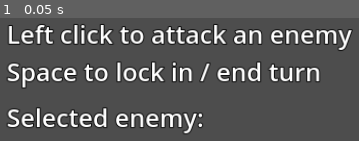
Above: before the commit, frame 1.
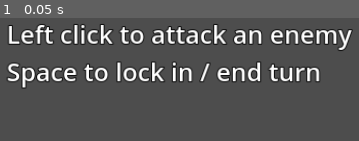
Above: after the commit, the same moment.

Repository: btarg/third-person-controller
Game: Godot game, scene res://Assets/GUI/battle/player_think_ui.tscn
Two runs of this game, one before a commit and one after it. Both use one fixed random seed, a clock stepped at 60 frames per second and the inputs below. This scene is started directly instead of the project's main scene.
Inputs:
- Up to frame 1 (0.05 s): no input

The runs differ from the first frame. In frame 1, 4.4% of the frame differs, in the area x 1-57%, y 72-94%.
Error in both runs: Cannot call method 'get_node' on a null value. (res://Scripts/GameMode/States/BattleState.gd:31)

Commit message:
win condition states

Diff:
--- a/Assets/GUI/battle/player_think_ui.tscn
+++ b/Assets/GUI/battle/player_think_ui.tscn
@@ -12,6 +12,7 @@
 anchor_bottom = 1.0
 grow_horizontal = 2
 grow_vertical = 2
+mouse_filter = 1
 
 [node name="Label" type="Label" parent="."]
 layout_mode = 0
@@ -29,5 +30,4 @@
 offset_top = 144.0
 offset_right = 866.0
 offset_bottom = 247.0
-text = "Selected enemy: "
 label_settings = SubResource("LabelSettings_y6igg")
--- a/Scenes/StateMachine/GameModeStateMachine.tscn
+++ b/Scenes/StateMachine/GameModeStateMachine.tscn
@@ -1,8 +1,10 @@
-[gd_scene load_steps=4 format=3 uid="uid://bltuudv1kjphy"]
+[gd_scene load_steps=6 format=3 uid="uid://bltuudv1kjphy"]
 
 [ext_resource type="Script" path="res://Scripts/StateMachine/StateMachine.gd" id="1_d4v8q"]
 [ext_resource type="Script" path="res://Scripts/GameMode/States/BattleState.gd" id="2_soqi2"]
 [ext_resource type="Script" path="res://Scripts/GameMode/States/ExplorationState.gd" id="3_ek5qm"]
+[ext_resource type="Script" path="res://Scripts/GameMode/States/InBattle/BattleLostState.gd" id="4_0ymg5"]
+[ext_resource type="Script" path="res://Scripts/GameMode/States/InBattle/BattleVictoryState.gd" id="5_aqrr1"]
 
 [node name="GameModeStateMachine" type="Node"]
 script = ExtResource("1_d4v8q")
@@ -12,3 +14,9 @@
 
 [node name="BattleState" type="Node" parent="."]
 script = ExtResource("2_soqi2")
+
+[node name="BattleLostState" type="Node" parent="."]
+script = ExtResource("4_0ymg5")
+
+[node name="BattleVictoryState" type="Node" parent="."]
+script = ExtResource("5_aqrr1")
--- a/Scripts/BattleSystem/BattleCharacter.gd
+++ b/Scripts/BattleSystem/BattleCharacter.gd
@@ -22,7 +22,7 @@
 @onready var current_hp: float = stats.get_stat(CharacterStatEntry.ECharacterStat.MaxHP)
 @onready var vitality := stats.get_stat(CharacterStatEntry.ECharacterStat.Vitality)
 
-signal LeaveBattle
+signal OnLeaveBattle
 
 var active := false
 var initiative: int = 0
@@ -33,7 +33,7 @@
 
 func on_leave_battle() -> void:
     character_name = default_character_name
-    LeaveBattle.emit()
+    OnLeaveBattle.emit()
 
 func _on_turn_started(character: BattleCharacter) -> void:
     if character == self:
--- a/Scripts/BattleSystem/Behaviour/Enemy/TestEnemy/TestEnemyThinkState.gd
+++ b/Scripts/BattleSystem/Behaviour/Enemy/TestEnemy/TestEnemyThinkState.gd
@@ -8,7 +8,7 @@
     await get_tree().create_timer(seconds).timeout
 
 func _ready() -> void:
-    battle_character.LeaveBattle.connect(_on_leave_battle)
+    battle_character.OnLeaveBattle.connect(_on_leave_battle)
 
 func _on_leave_battle() -> void:
     if active:
--- a/Scripts/BattleSystem/Behaviour/Player/PlayerChooseTargetState.gd
+++ b/Scripts/BattleSystem/Behaviour/Player/PlayerChooseTargetState.gd
@@ -12,7 +12,8 @@
 
 func _on_battle_ended() -> void:
     # return to the default idle state
-    Transitioned.emit(self, "IdleState")
+    if active:
+        Transitioned.emit(self, "IdleState")
 
 
 func _select(index: int) -> void:
@@ -80,6 +81,10 @@
 
     elif event.is_action_pressed("ui_select"):
         Transitioned.emit(self, "ThinkState") # Go back to thinking state
+    elif event.is_action_pressed("ui_page_down"):
+        print("Removing selected character from battle...")
+        if battle_state.player_selected_character:
+            battle_state.leave_battle(battle_state.player_selected_character)
 
 func unhandled_input_update(event: InputEvent) -> void:
     if event.is_echo() or not active:
--- a/Scripts/BattleSystem/Behaviour/Player/PlayerThinkState.gd
+++ b/Scripts/BattleSystem/Behaviour/Player/PlayerThinkState.gd
@@ -1,5 +1,5 @@
+class_name PlayerThinkState
 extends State
-class_name PlayerThinkState
 
 @onready var player := get_tree().get_nodes_in_group("Player").front() as PlayerController
 @onready var battle_character := player.get_node("BattleCharacter") as BattleCharacter
@@ -9,7 +9,7 @@
 
 func _ready() -> void:
     player_think_ui.hide()
-    battle_character.LeaveBattle.connect(_on_leave_battle)
+    battle_character.OnLeaveBattle.connect(_on_leave_battle)
 
 func _on_leave_battle() -> void:
     if active:
--- a/Scripts/Camera/TopDownPlayer.gd
+++ b/Scripts/Camera/TopDownPlayer.gd
@@ -10,7 +10,7 @@
 ## How far the camera can rotate up and down in degrees
 @export var spring_arm_clamp_degrees: float = 90
 var spring_arm_clamp := deg_to_rad(spring_arm_clamp_degrees)
-const LERP_VALUE : float = 0.15
+const LERP_VALUE: float = 0.15
 
 @export_group("Player control")
 var speed: float = 7.0
@@ -19,7 +19,7 @@
 var y_focus_acceleration: float = 0.01
 var xz_focus_acceleration: float = 0.05
 
-@onready var focused_node : Node3D = player:
+@onready var focused_node: Node3D = player:
     get:
         return focused_node
     set(value):
@@ -32,7 +32,7 @@
 # player has moved away from focused node
 var moved_from_focus: bool = false
 
-@export var enabled : bool:
+@export var enabled: bool:
     get:
         return enabled
     set(value):
@@ -54,7 +54,7 @@
     if not enabled:
         return
 
-    var move_direction : Vector3 = Vector3.ZERO
+    var move_direction: Vector3 = Vector3.ZERO
     move_direction.x = Input.get_action_strength("move_right") - Input.get_action_strength("move_left")
     move_direction.z = Input.get_action_strength("move_backwards") - Input.get_action_strength("move_forwards")
 
@@ -74,15 +74,15 @@
             global_transform.origin.z = lerp(current_position.z, target_position.z, xz_focus_acceleration)
     else:
         # Get the camera's forward direction
-        var camera_forward : Vector3 = camera.global_transform.basis.z.normalized()
-        var camera_right : Vector3 = camera.global_transform.basis.x.normalized()
+        var camera_forward: Vector3 = camera.global_transform.basis.z.normalized()
+        var camera_right: Vector3 = camera.global_transform.basis.x.normalized()
 
         # Calculate the movement direction based on the camera's forward and right vectors
-        var final_direction : Vector3 = (camera_right * move_direction.x) + (camera_forward * move_direction.z)
-        final_direction.y = 0  # Ensure the movement is only on the XZ plane
+        var final_direction: Vector3 = (camera_right * move_direction.x) + (camera_forward * move_direction.z)
+        final_direction.y = 0 # Ensure the movement is only on the XZ plane
 
         # Calculate the target velocity
-        var target_velocity : Vector3 = final_direction * speed
+        var target_velocity: Vector3 = final_direction * speed
 
         # Lerp the velocity for smoother movement
         velocity.x = lerp(velocity.x, target_velocity.x, acceleration)
@@ -95,7 +95,7 @@
     if focused_node:
         var target_y := focused_node.global_transform.origin.y
         var current_y := global_transform.origin.y
-        var new_y : float = lerp(current_y, target_y, y_focus_acceleration)
+        var new_y: float = lerp(current_y, target_y, y_focus_acceleration)
         global_transform.origin.y = new_y
     else:
         printerr("No focused node set!")
--- a/Scripts/GameMode/States/BattleState.gd
+++ b/Scripts/GameMode/States/BattleState.gd
@@ -67,9 +67,6 @@
 
 
     if character.character_type == BattleEnums.CharacterType.ENEMY:
-
-        enemy_units.append(character)
-
         # Give the enemy a unique name if there are multiple enemies with the same name
         character_counts.get_or_add(character_name, 0)
         # We don't use the get_or_add return value because we want to increment the count
@@ -85,13 +82,14 @@
 
     if character.character_type == BattleEnums.CharacterType.PLAYER:
         player_units.append(character)
+    elif character.character_type == BattleEnums.CharacterType.ENEMY:
+        enemy_units.append(character)
 
     # add the sorted turn order to the UI
     for c: BattleCharacter in turn_order:
         _add_to_turn_order_ui(c)
 
     print(character_name + " entered the battle with initiative " + str(character.initiative))
-
 
 func _add_to_turn_order_ui(character: BattleCharacter) -> void:
     turn_order_ui.add_item(character.character_name + " - " + str(character.initiative), null, true)
@@ -102,7 +100,7 @@
             turn_order_ui.remove_item(i)
             break
 
-func leave_battle(character: BattleCharacter) -> void:
+func leave_battle(character: BattleCharacter, do_result_check: bool = true) -> void:
     if not active or not turn_order.has(character):
         return
 
@@ -125,7 +123,12 @@
 
     print(character.get_parent().name + " left the battle")
 
-    # TODO: victory/defeat conditions
+    if do_result_check:
+        if player_units.is_empty():
+            Transitioned.emit(self, "BattleLostState")
+        elif enemy_units.is_empty():
+            Transitioned.emit(self, "BattleVictoryState")
+
 
 func enter() -> void:
 
@@ -171,8 +174,8 @@
 
 func exit() -> void:
     for character in turn_order:
-        # make sure we clean up the character
-        leave_battle(character)
+        # clean up the character without checking win condition again
+        leave_battle(character, false)
     turn_order.clear()
     current_character_index = 0
 
--- /dev/null
+++ b/Scripts/GameMode/States/InBattle/BattleLostState.gd
@@ -0,0 +1,16 @@
+extends State
+class_name BattleLostState
+
+func wait(seconds: float) -> void:
+    await get_tree().create_timer(seconds).timeout
+
+func enter() -> void:
+    print(">>> LOST THE BATTLE")
+    await wait(1.5)
+    Transitioned.emit(self, "ExplorationState")
+
+func exit() -> void: pass
+func update(_delta: float) -> void: pass
+func physics_update(_delta: float) -> void: pass
+func input_update(_event: InputEvent) -> void: pass
+func unhandled_input_update(_event: InputEvent) -> void: pass
--- /dev/null
+++ b/Scripts/GameMode/States/InBattle/BattleVictoryState.gd
@@ -0,0 +1,16 @@
+extends State
+class_name BattleVictoryState
+
+func wait(seconds: float) -> void:
+    await get_tree().create_timer(seconds).timeout
+
+func enter() -> void:
+    print(">>> WON THE BATTLE")
+    await wait(1.5)
+    Transitioned.emit(self, "ExplorationState")
+
+func exit() -> void: pass
+func update(_delta: float) -> void: pass
+func physics_update(_delta: float) -> void: pass
+func input_update(_event: InputEvent) -> void: pass
+func unhandled_input_update(_event: InputEvent) -> void: pass
--- a/Scripts/StateMachine/StateMachine.gd
+++ b/Scripts/StateMachine/StateMachine.gd
@@ -9,58 +9,58 @@
 var states : Dictionary = {}
 
 func _ready() -> void:
-	if initial_state:
-		current_state = initial_state
-	elif get_child_count() > 0:
-		current_state = get_child(0)
-	else: return
+    if initial_state:
+        current_state = initial_state
+    elif get_child_count() > 0:
+        current_state = get_child(0)
+    else: return
 
-	for state : Node in get_children():
-		states[state.name.to_lower()] = state
-		state.Transitioned.connect(on_state_transitioned)
+    for state : Node in get_children():
+        states[state.name.to_lower()] = state
+        state.Transitioned.connect(on_state_transitioned)
 
-	current_state.enter()
-	current_state.active = true
+    current_state.enter()
+    current_state.active = true
 
 func _process(delta : float) -> void:
-	current_state.update(delta)
+    current_state.update(delta)
 
 func _physics_process(delta : float) -> void:
-	current_state.physics_update(delta)
+    current_state.physics_update(delta)
 
 func _input(event) -> void:
-	current_state.input_update(event)
+    current_state.input_update(event)
 
 func _unhandled_input(event: InputEvent) -> void:
-	current_state.unhandled_input_update(event)
+    current_state.unhandled_input_update(event)
 
 func on_state_transitioned(state : State, new_state_name : String) -> void:
-	if state != current_state:
-		printerr("Cannot change state from a non-active state")
-		print_stack()
-		return
+    if state != current_state:
+        printerr("Cannot change state from a non-active state")
+        print_stack()
+        return
 
-	if !current_state:
-		printerr("Current state is null, cannot transition")
-		return
+    if !current_state:
+        printerr("Current state is null, cannot transition")
+        return
 
-	var new_state : State = states[new_state_name.to_lower()]
-	if !new_state:
-		printerr("Transition state name does not match a state's name")
+    var new_state : State = states[new_state_name.to_lower()]
+    if !new_state:
+        printerr("Transition state name does not match a state's name")
 
-	if current_state:
-		current_state.exit()
-		new_state.active = false
-		current_state.active = false
+    if current_state:
+        current_state.exit()
+        new_state.active = false
+        current_state.active = false
 
-	new_state.active = true
-	current_state = new_state
-	new_state.enter()
+    new_state.active = true
+    current_state = new_state
+    new_state.enter()
 
 ## Immediately transition to a new state (unsafe!)
 func set_state(new_state: String) -> void:
-	if !current_state:
-		printerr("Current state is null, cannot transition")
-		return
+    if !current_state:
+        printerr("Current state is null, cannot transition")
+        return
 
-	on_state_transitioned(current_state, new_state)
+    on_state_transitioned(current_state, new_state)
